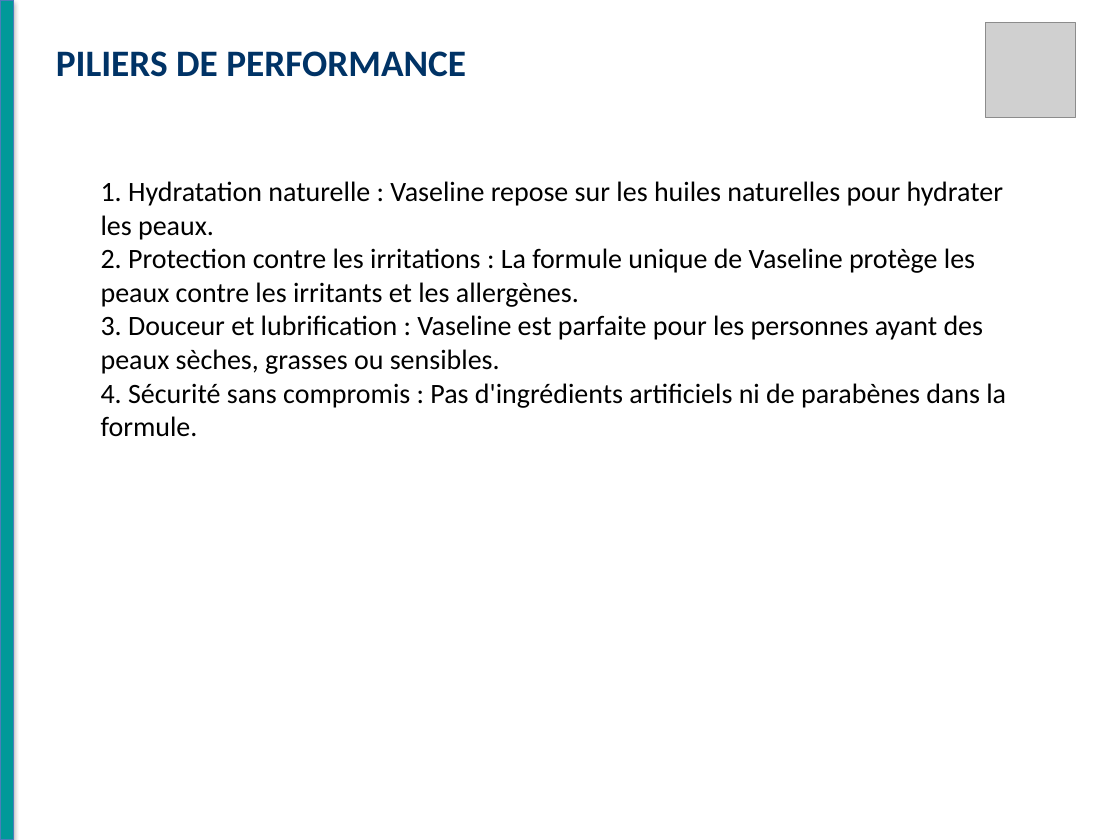
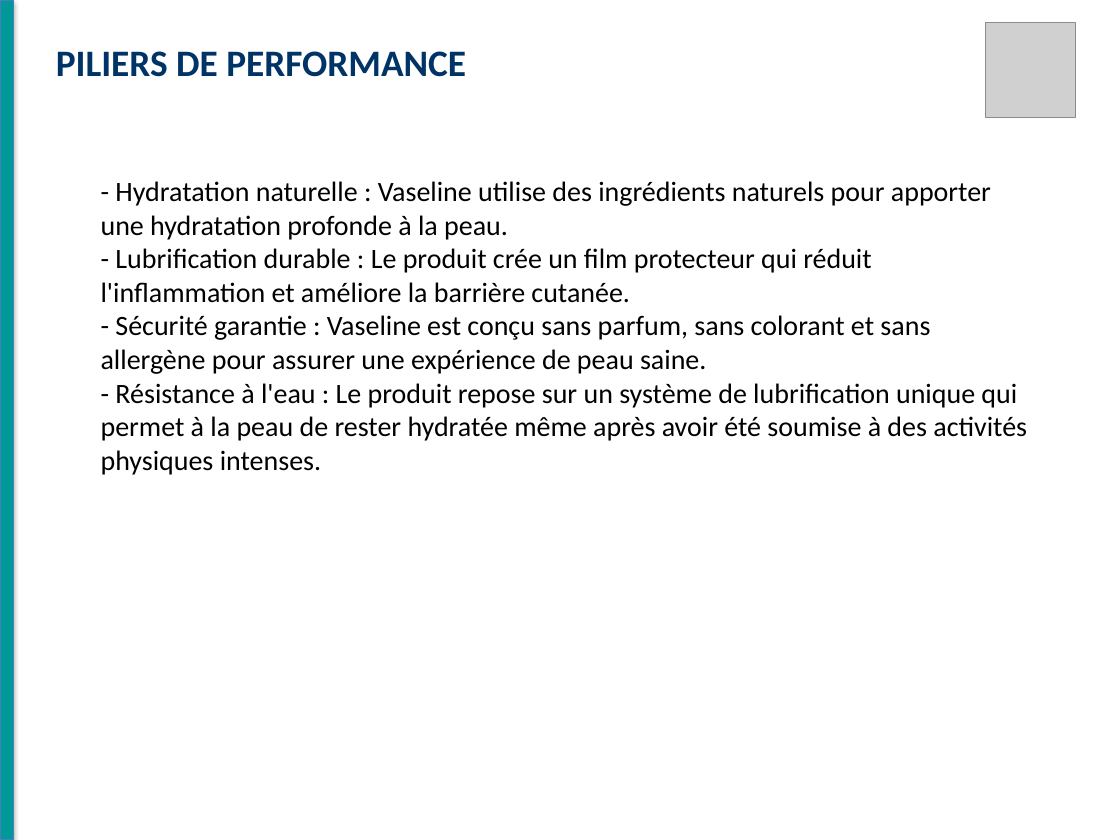
Before and after one commit to RayanAloui/Esprit-PIDS-4DS11-2026-Avatar, a slide deck: slide 4 of alia_django/apps/modeling/data/static/videos/Vaseline.pptx. Drawn at 1120x840 pixels with LibreOffice and Linux fonts; fonts in the diff are those of the drawing; grey boxes stand for pictures. Boxes give left, top, right and bottom in pixels: in the first picture for what was removed or moved away, otherwise in the second. Text is boxed around its words. In the diff, an @@ line names an element or a change of style, - is before the commit and + after.

```diff
--- a/alia_django/apps/modeling/data/static/videos/Vaseline.pptx
+++ b/alia_django/apps/modeling/data/static/videos/Vaseline.pptx
@@ text at [101,181,1027,475]: text changed @@
-1. Hydratation naturelle : Vaseline repose sur les huiles naturelles pour hydrater les peaux.
-2. Protection contre les irritations : La formule unique de Vaseline protège les peaux contre les irritants et les allergènes.
-3. Douceur et lubrification : Vaseline est parfaite pour les personnes ayant des peaux sèches, grasses ou sensibles.
-4. Sécurité sans compromis : Pas d'ingrédients artificiels ni de parabènes dans la formule.
+- Hydratation naturelle : Vaseline utilise des ingrédients naturels pour apporter une hydratation profonde à la peau.
+- Lubrification durable : Le produit crée un film protecteur qui réduit l'inflammation et améliore la barrière cutanée.
+- Sécurité garantie : Vaseline est conçu sans parfum, sans colorant et sans allergène pour assurer une expérience de peau saine.
+- Résistance à l'eau : Le produit repose sur un système de lubrification unique qui permet à la peau de rester hydratée même après avoir été soumise à des activités physiques intenses.
```
Also in this commit, not shown: 5 other slides changed, 15 other files.
